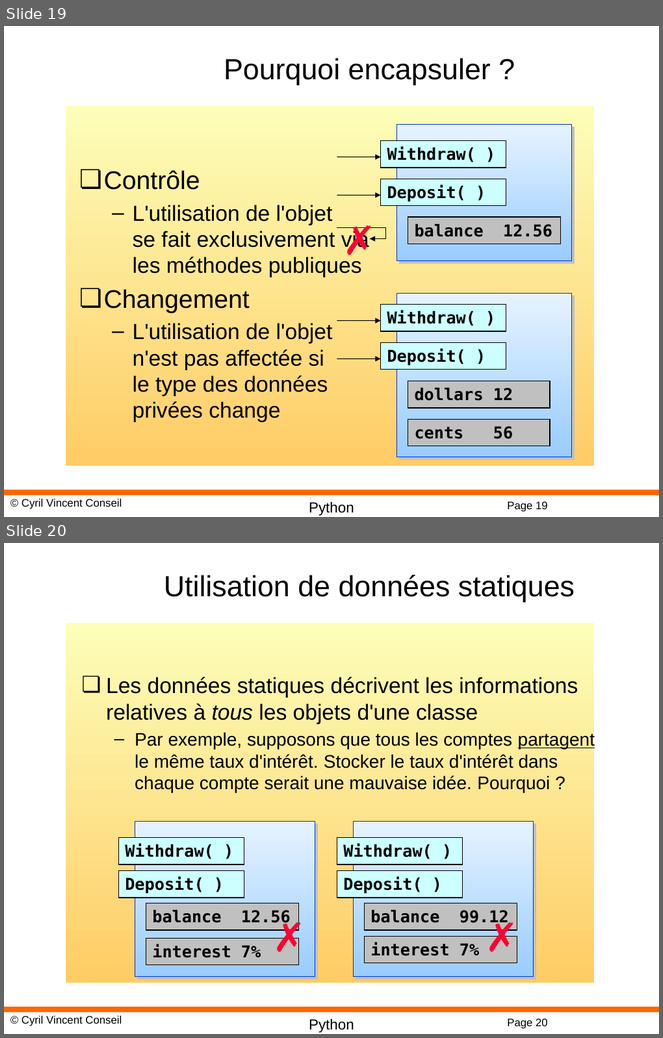
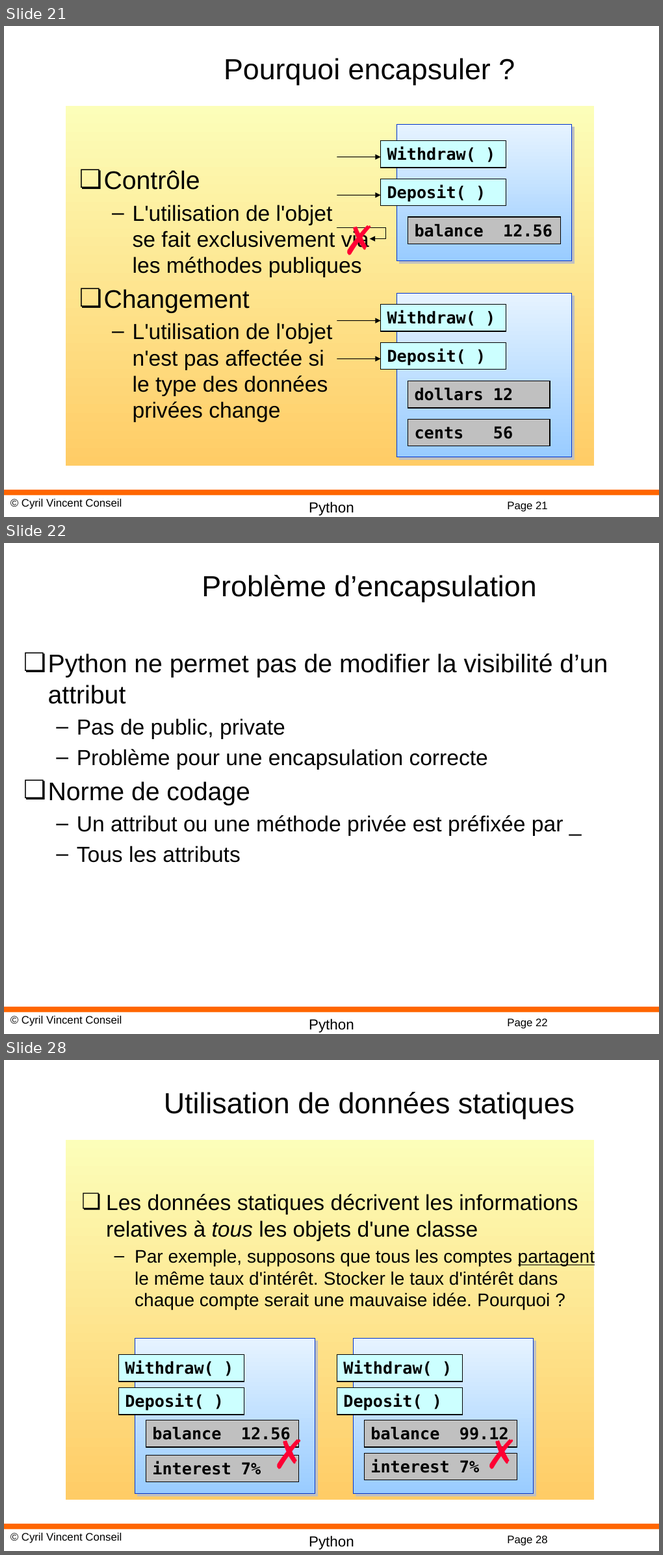
Before and after one commit to cyrilvincent/python, a slide deck: ppt/Python08-OO.pptx. Shown one above the other, each under a label of ours: slides 19 and 20 before the commit, slides 21, 22 and 28 after it; the slides between them are not shown. The pictures are 663x1038 and 663x1555 pixels, drawn with LibreOffice and Linux fonts; fonts in the diff are those of the drawing; background and template pictures are left out. Boxes give left, top, right and bottom in pixels: in the first picture for what was removed or moved away, otherwise in the second. Text is boxed around its words. In the diff, an @@ line names an element or a change of style, - is before the commit and + after.

```diff
--- a/ppt/Python08-OO.pptx
+++ b/ppt/Python08-OO.pptx
@@ slide 22 added at (4, 543, 659, 1034), background #FFFFFF; not listed: 4 template elements that a slide beside it also shows @@
@@ title added at (202, 575, 536, 602), 32 pt, text #000000 @@
+Problème d’encapsulation
@@ text added at (48, 653, 608, 863), 24 pt, text #000000 @@
+❏ Python ne permet pas de modifier la visibilité d’un attribut
+  – Pas de public, private
+  – Problème pour une encapsulation correcte
+❏ Norme de codage
+  – Un attribut ou une méthode privée est préfixée par _
+  – Tous les attributs
@@ what was slide 19 is now slide 21 @@
@@ page number at (507, 502, 548, 512): text changed @@
-Page 19
+Page 21
@@ what was slide 20 is now slide 28 @@
@@ page number at (507, 1536, 548, 1546): text changed @@
-Page 20
+Page 28
```
Also in this commit, not shown: 3 slides changed, 10 other slides added, 51 other files.
